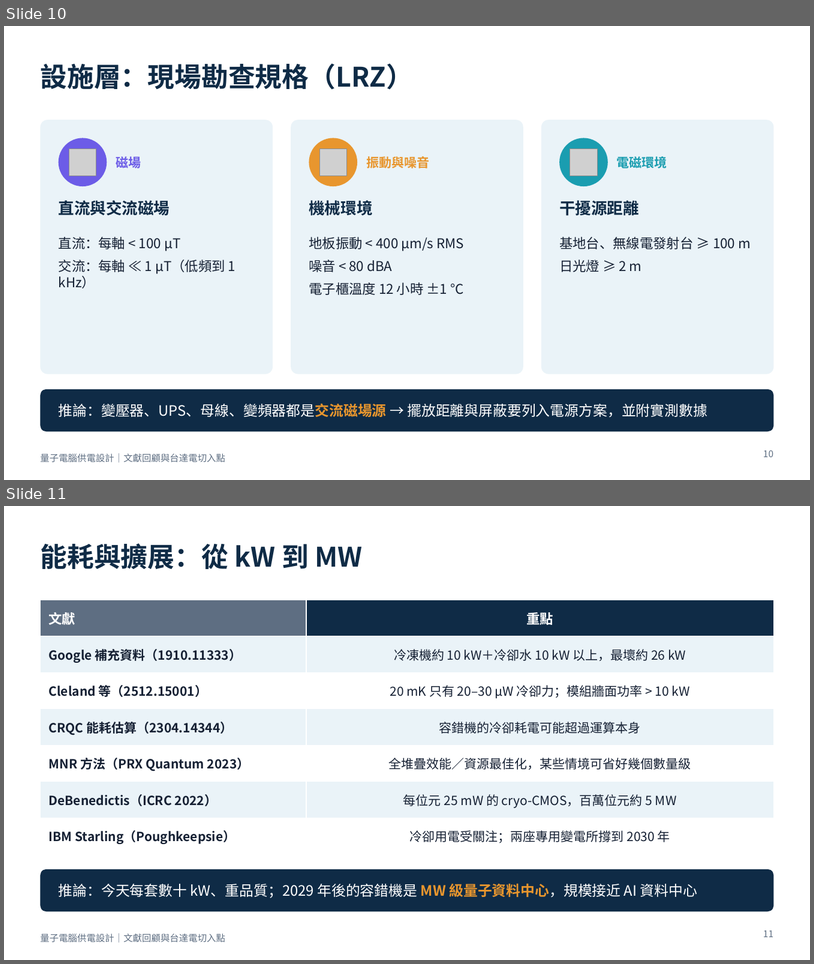
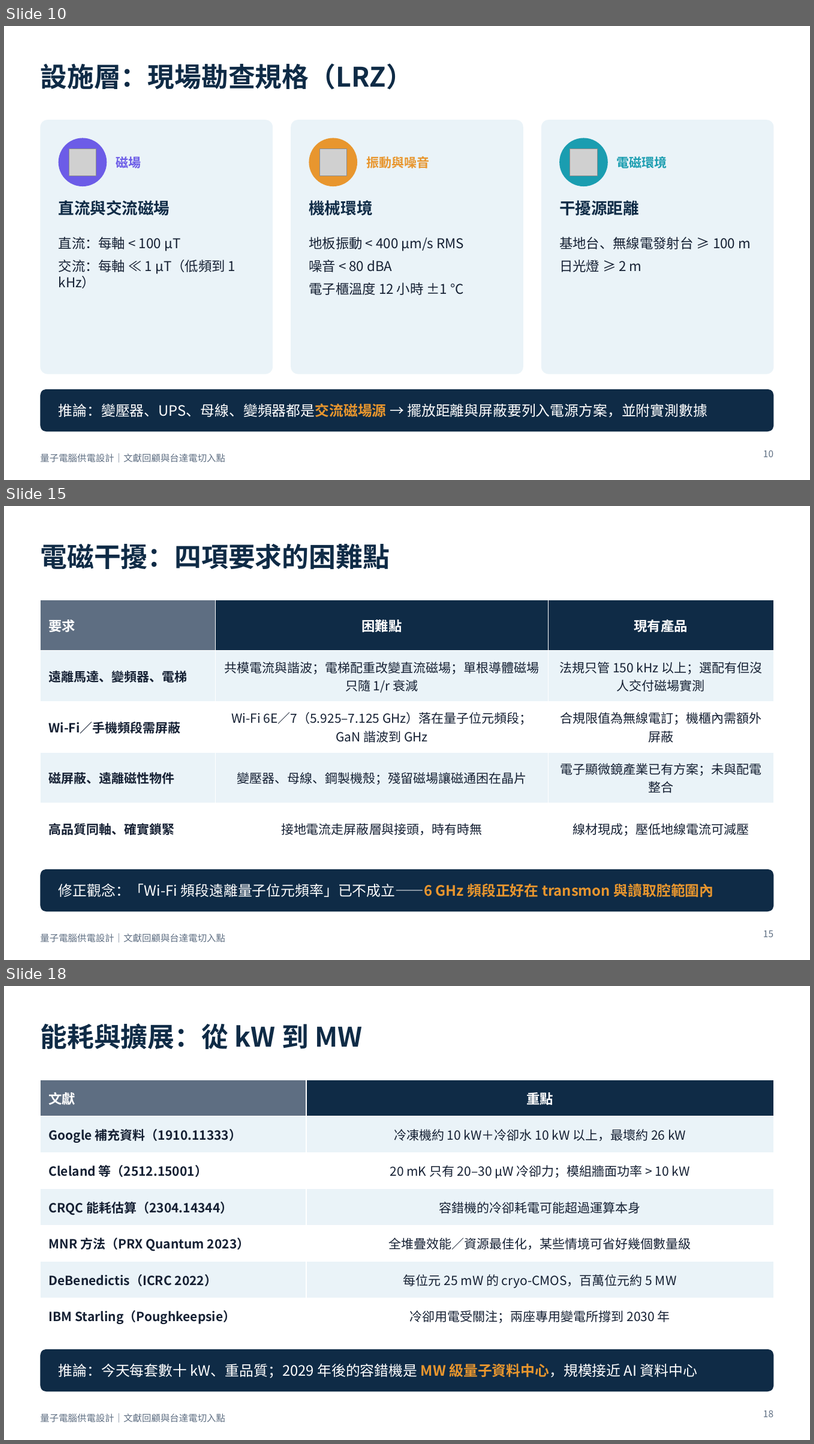
Before and after one commit to pcpcchen-coder/QuantumComputing, a slide deck: slides/output/qc-power-supply-delta.pptx. Shown one above the other, each under a label of ours: slides 10 and 11 before the commit, slides 10, 15 and 18 after it; the slides between them are not shown. The pictures are 814x964 and 814x1444 pixels, drawn with LibreOffice and Linux fonts; fonts in the diff are those of the drawing; grey boxes stand for pictures. Boxes give left, top, right and bottom in pixels: in the first picture for what was removed or moved away, otherwise in the second. Text is boxed around its words. In the diff, an @@ line names an element or a change of style, - is before the commit and + after.

```diff
--- a/slides/output/qc-power-supply-delta.pptx
+++ b/slides/output/qc-power-supply-delta.pptx
@@ slide 15 added at bbox=[4, 506, 810, 960], background #FFFFFF; not listed: 1 template element that a slide beside it also shows @@
@@ title added at bbox=[40, 544, 390, 569], 32 pt, text #0F2B46, bold @@
+電磁干擾：四項要求的困難點
@@ table added at bbox=[40, 600, 774, 838], 5 rows, 3 columns @@
+要求 | 困難點 | 現有產品
+遠離馬達、變頻器、電梯 | 共模電流與諧波；電梯配重改變直流磁場；單根導體磁場只隨 1/r 衰減 | 法規只管 150 kHz 以上；選配有但沒人交付磁場實測
+Wi-Fi／手機頻段需屏蔽 | Wi-Fi 6E／7（5.925–7.125 GHz）落在量子位元頻段；GaN 諧波到 GHz | 合規限值為無線電訂；機櫃內需額外屏蔽
+磁屏蔽、遠離磁性物件 | 變壓器、母線、鋼製機殼；殘留磁場讓磁通困在晶片 | 電子顯微鏡產業已有方案；未與配電整合
+高品質同軸、確實鎖緊 | 接地電流走屏蔽層與接頭，時有時無 | 線材現成；壓低地線電流可減壓
@@ rounded rectangle added at bbox=[40, 869, 774, 912], fill #0F2B46 @@
@@ text added at bbox=[59, 883, 714, 897], 17 pt, text #FFFFFF @@
+修正觀念：「Wi-Fi 頻段遠離量子位元頻率」已不成立——6 GHz 頻段正好在 transmon 與讀取腔範圍內
@@ page number added at bbox=[764, 930, 774, 937], 11 pt, text #5E6E82 @@
+15
@@ what was slide 11 is now slide 18 @@
@@ page number at bbox=[764, 1410, 774, 1417]: text changed @@
-11
+18
```
Also in this commit, not shown: 3 slides changed, 6 other slides added, 5 other files.
